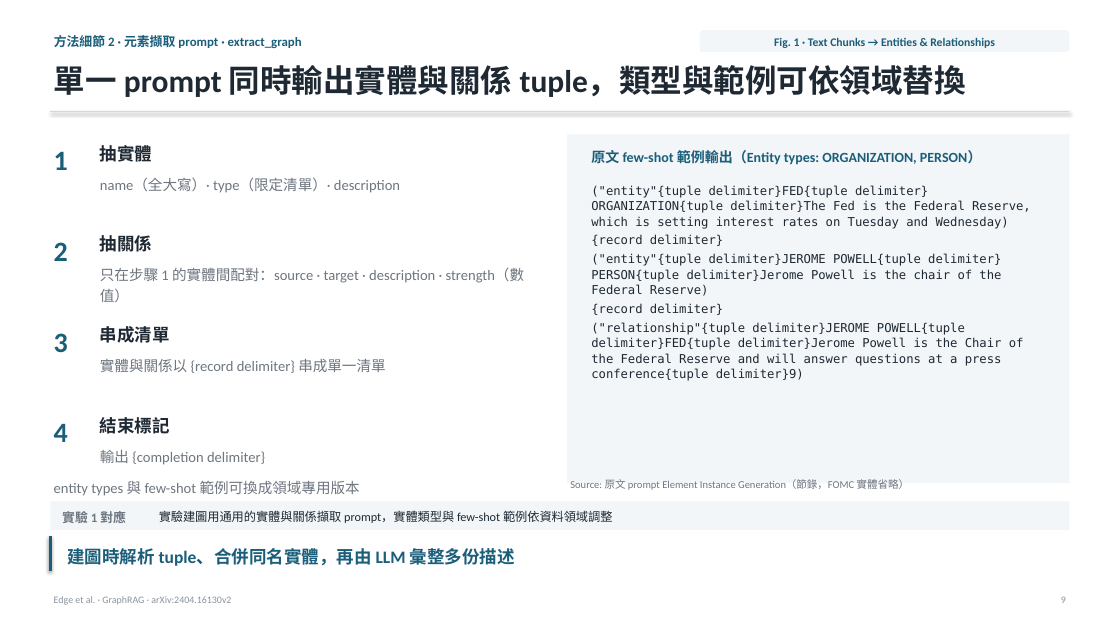
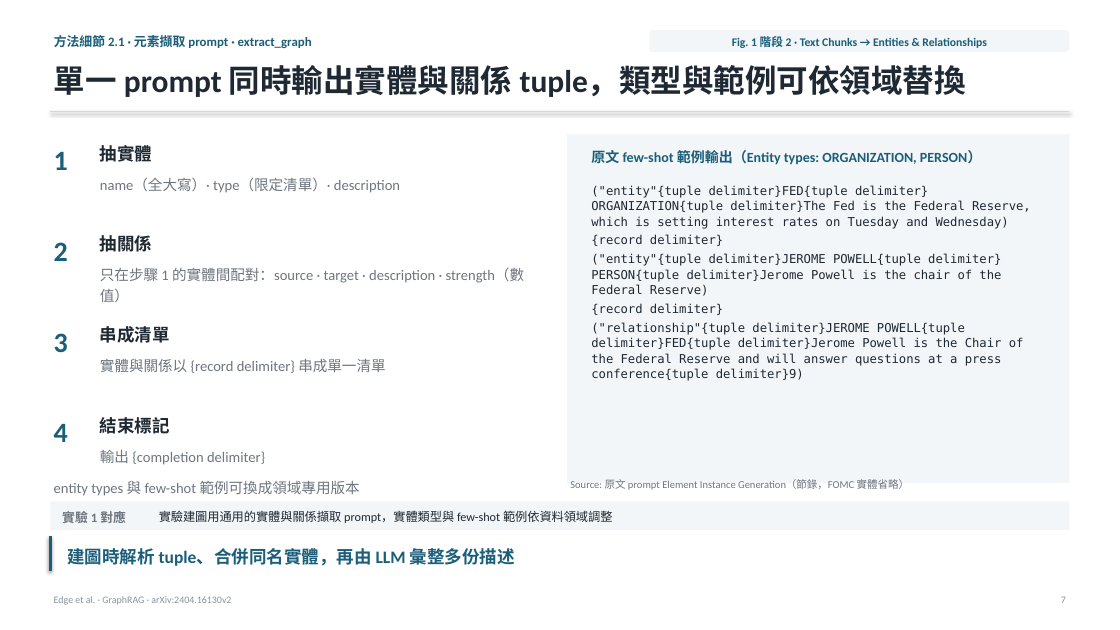
Before and after one commit to Moris-Zhan/CV-RAG-LLM-Papers, a slide deck: slide 7 of RAG/2024_GraphRAG/graph-rag-full-slides_zh-TW.pptx (slide 9 before the commit). Drawn at 1120x630 pixels with LibreOffice and Linux fonts; fonts in the diff are those of the drawing. Boxes give left, top, right and bottom in pixels: in the first picture for what was removed or moved away, otherwise in the second. Text is boxed around its words. In the diff, an @@ line names an element or a change of style, - is before the commit and + after.

```diff
--- a/RAG/2024_GraphRAG/graph-rag-full-slides_zh-TW.pptx
+++ b/RAG/2024_GraphRAG/graph-rag-full-slides_zh-TW.pptx
@@ text at [54,35,312,48]: text changed @@
-方法細節 2 · 元素擷取 prompt · extract_graph
+方法細節 2.1 · 元素擷取 prompt · extract_graph
@@ rounded rectangle: place and size @@
-rounded rectangle at [700,30,1070,52]
+rounded rectangle at [649,30,1070,52]
@@ text at [732,34,987,50]: text changed @@
-Fig. 1 · Text Chunks → Entities & Relationships
+Fig. 1 階段 2 · Text Chunks → Entities & Relationships
```
Also in this commit, not shown: 32 other slides changed, 6 slides removed, 4 other files.
